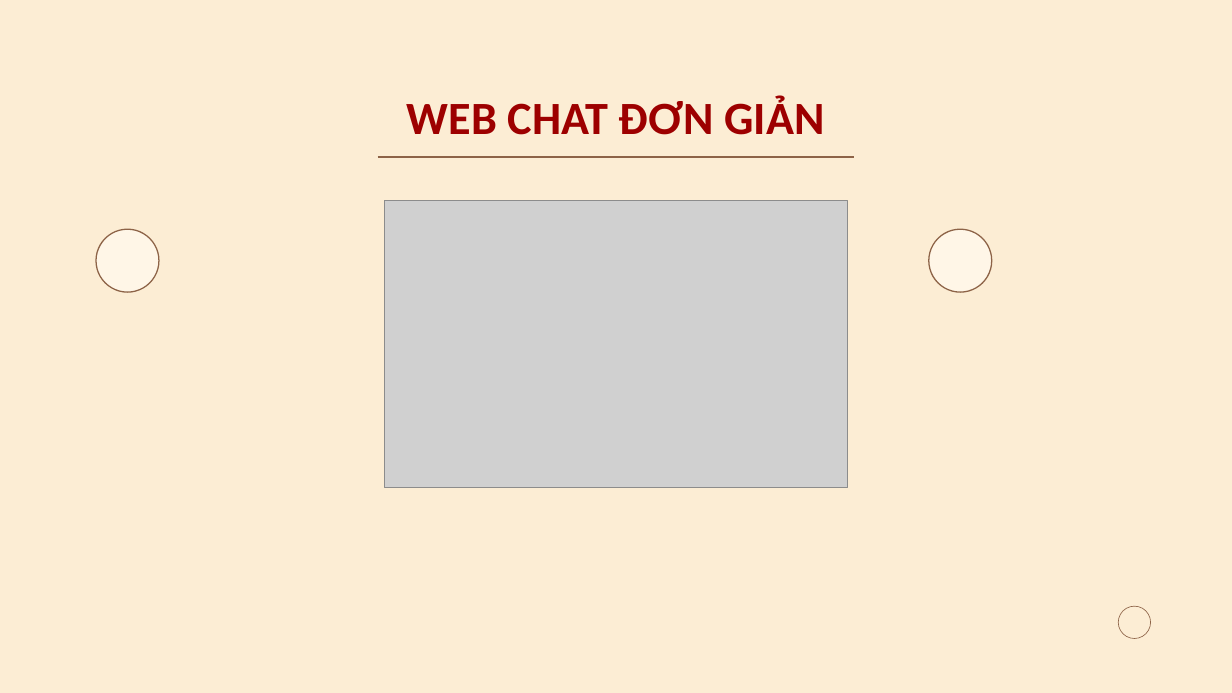
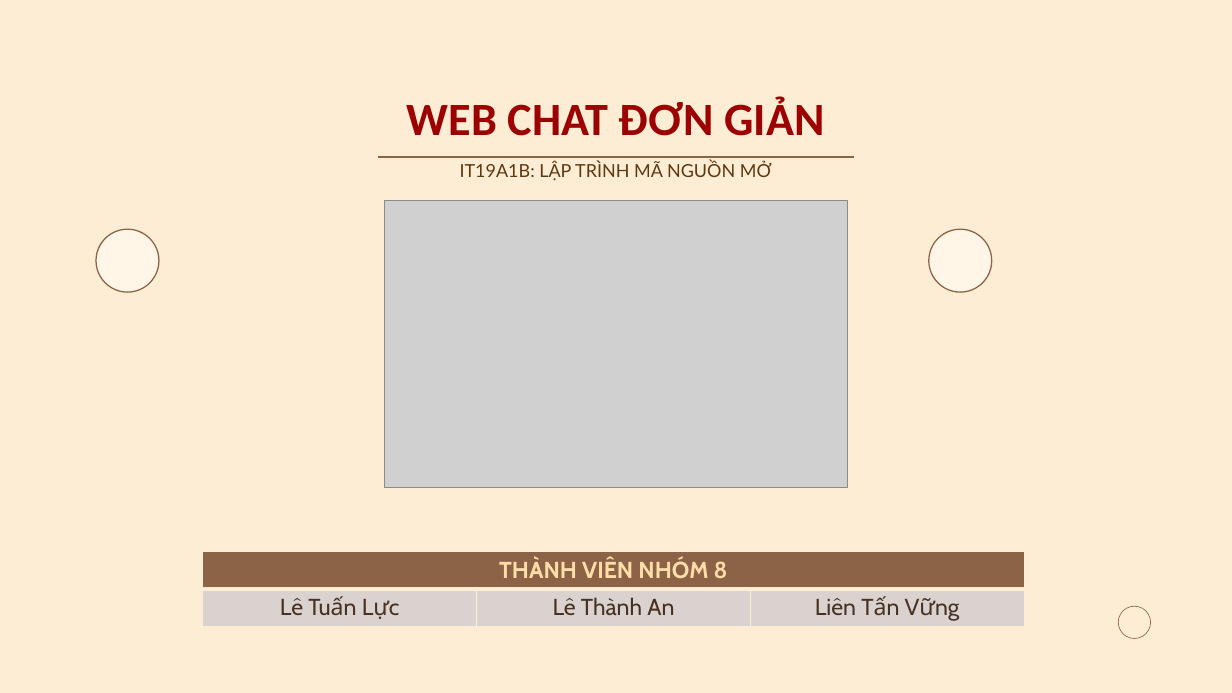
Before and after one commit to FxLuc/webchat, a slide deck: slide 1 of zalo.pptx. Drawn at 1232x693 pixels with LibreOffice and Linux fonts; fonts in the diff are those of the drawing; grey boxes stand for pictures; background and template pictures are left out. Boxes give left, top, right and bottom in pixels: in the first picture for what was removed or moved away, otherwise in the second. Text is boxed around its words. In the diff, an @@ line names an element or a change of style, - is before the commit and + after.

```diff
--- a/zalo.pptx
+++ b/zalo.pptx
@@ text added at (460,162,772,180), 14 pt, text #60370F @@
+IT19A1B: LẬP TRÌNH MÃ NGUỒN MỞ
@@ table added at (203,552,1024,627), 2 rows, 3 columns @@
+THÀNH VIÊN NHÓM 8 |  | 
+Lê Tuấn Lực | Lê Thành An | Liên Tấn Vững
```
Also in this commit, not shown: 5 other slides changed, 16 other files.
